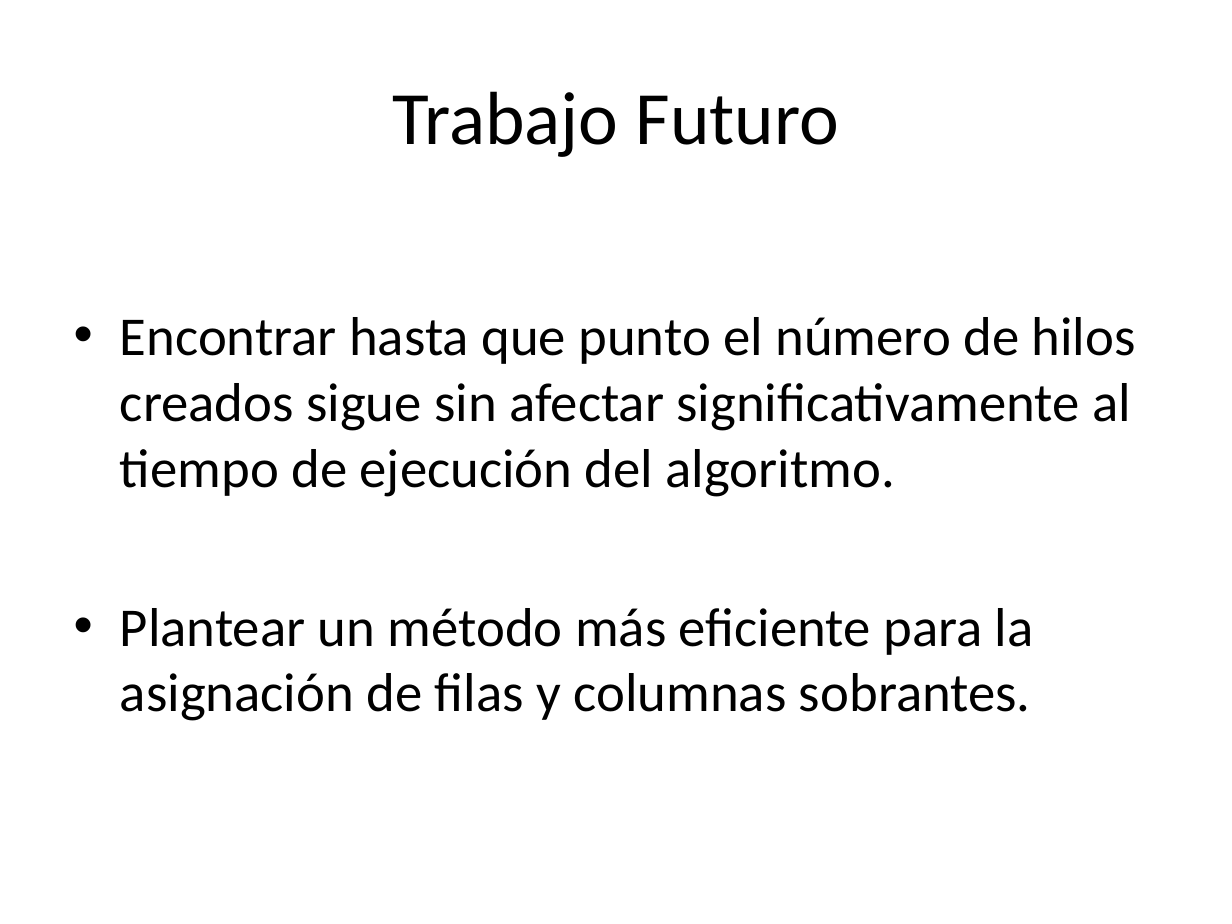
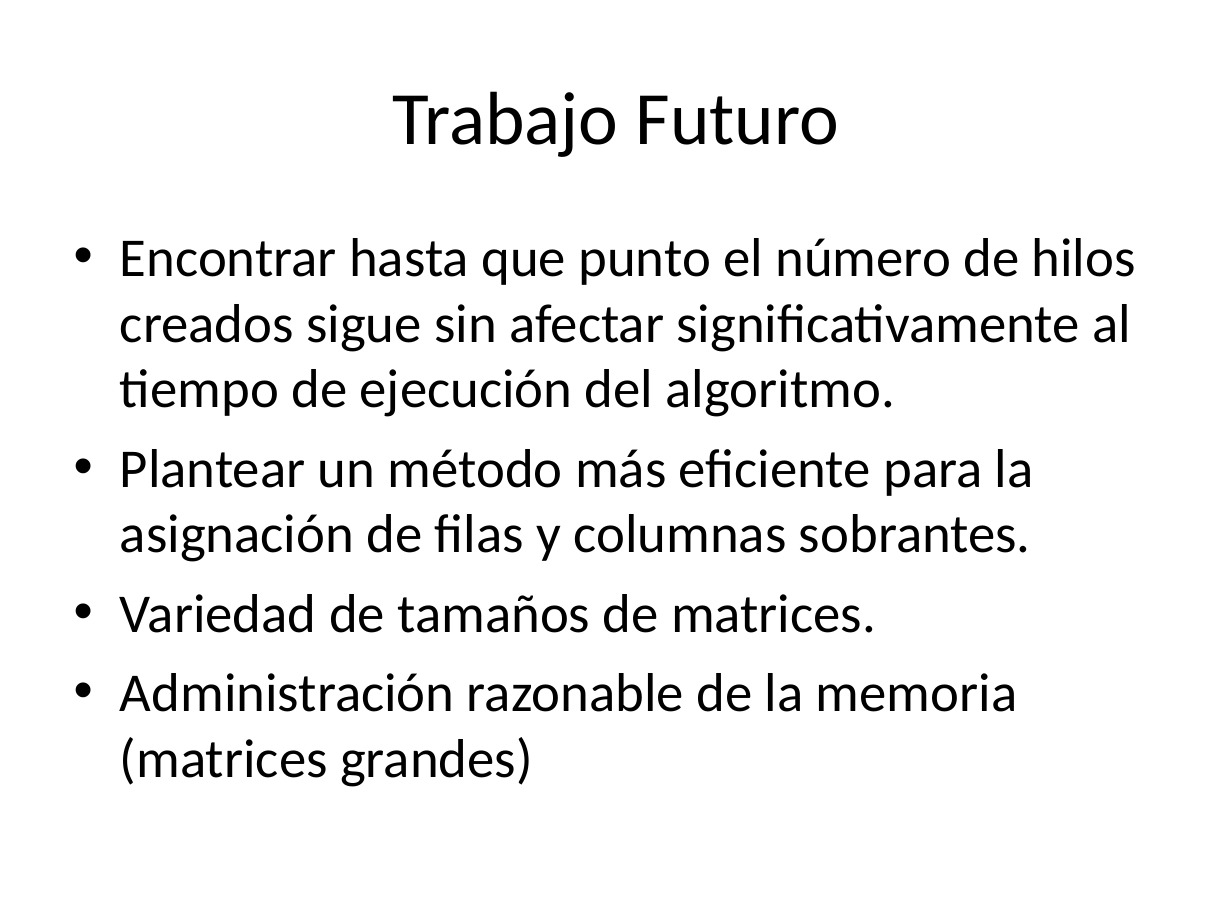
Before and after one commit to ghuttemann/multimat2, a slide deck: slide 21 of docs/TP-Multimat.ppt (slide 20 before the commit). Drawn at 1232x924 pixels with LibreOffice and Linux fonts; fonts in the diff are those of the drawing. Boxes give left, top, right and bottom in pixels: in the first picture for what was removed or moved away, otherwise in the second. Text is boxed around its words. In the diff, an @@ line names an element or a change of style, - is before the commit and + after.

```diff
--- a/docs/TP-Multimat.ppt
+++ b/docs/TP-Multimat.ppt
@@ text at [120, 594, 1017, 787]: paragraphs added @@
+• Variedad de tamaños de matrices.
+• Administración razonable de la memoria (matrices grandes)
```
Also in this commit, not shown: 6 other slides changed, 1 slide added, 1 other file.
